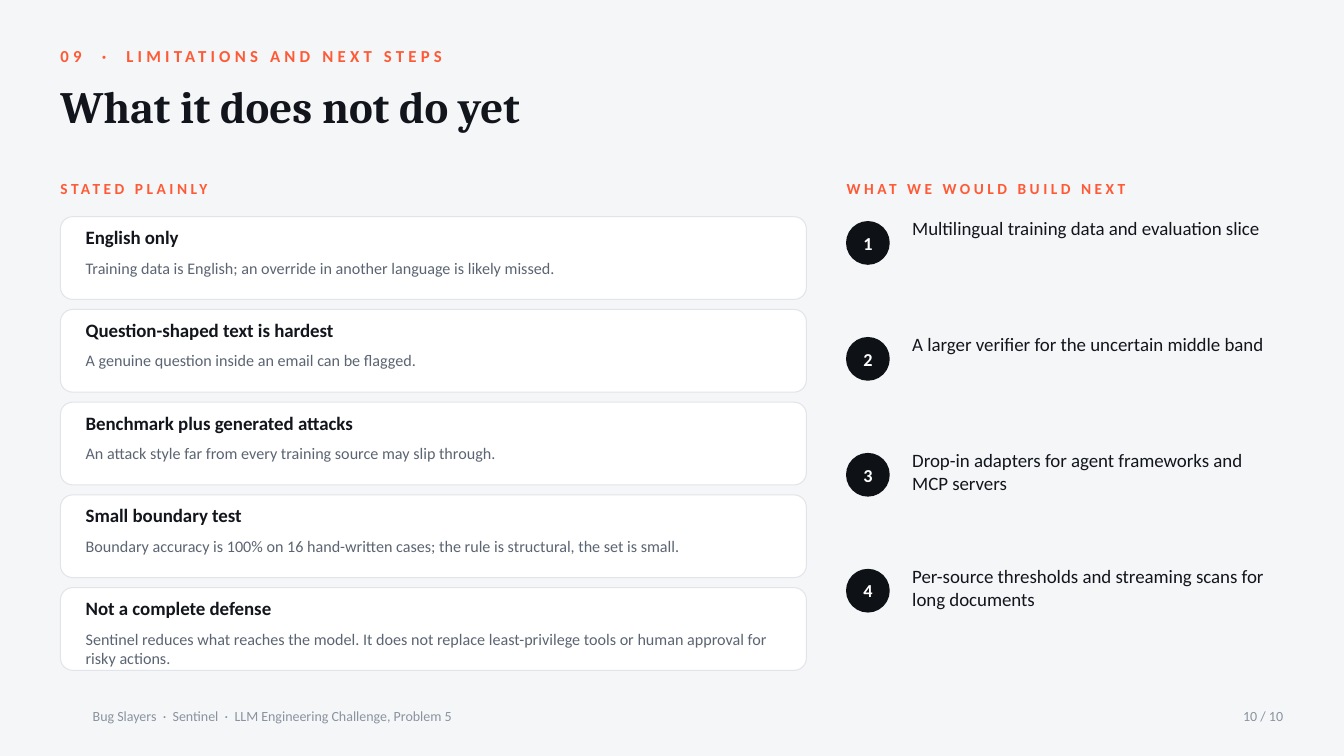
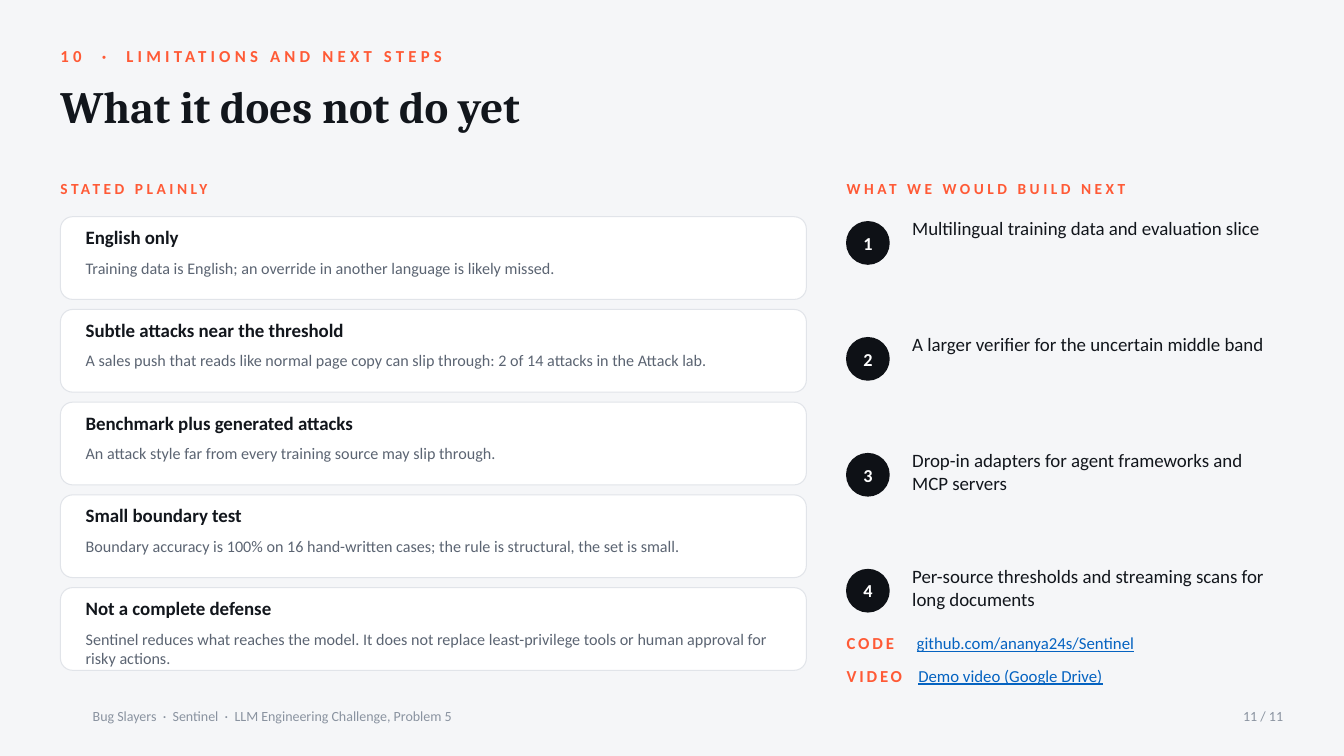
Before and after one commit to ananya24s/Sentinel, a slide deck: slide 11 of docs/BugSlayers_Sentinel_Round2.pptx (slide 10 before the commit). Drawn at 1344x756 pixels with LibreOffice and Linux fonts; fonts in the diff are those of the drawing; background and template pictures are left out. Boxes give left, top, right and bottom in pixels: in the first picture for what was removed or moved away, otherwise in the second. Text is boxed around its words. In the diff, an @@ line names an element or a change of style, - is before the commit and + after.

```diff
--- a/docs/BugSlayers_Sentinel_Round2.pptx
+++ b/docs/BugSlayers_Sentinel_Round2.pptx
@@ text at <box>60,51,1138,235</box>: text changed @@
-09 · LIMITATIONS AND NEXT STEPS
+10 · LIMITATIONS AND NEXT STEPS
@@ text at <box>86,323,344,337</box>: text changed @@
-Question-shaped text is hardest
+Subtle attacks near the threshold
@@ text at <box>86,355,706,369</box>: text changed @@
-A genuine question inside an email can be flagged.
+A sales push that reads like normal page copy can slip through: 2 of 14 attacks in the Attack lab.
@@ text added at <box>847,637,1134,652</box>, 12 pt, text #0563C1, underline @@
+CODE github.com/ananya24s/Sentinel
@@ text added at <box>918,670,1102,685</box>, 12 pt, text #0563C1, underline @@
+VIDEO Demo video (Google Drive)
@@ text at <box>1243,712,1283,721</box>: text changed @@
-10 / 10
+11 / 11
```
Also in this commit, not shown: 9 other slides changed, 1 slide added, 6 other files.
